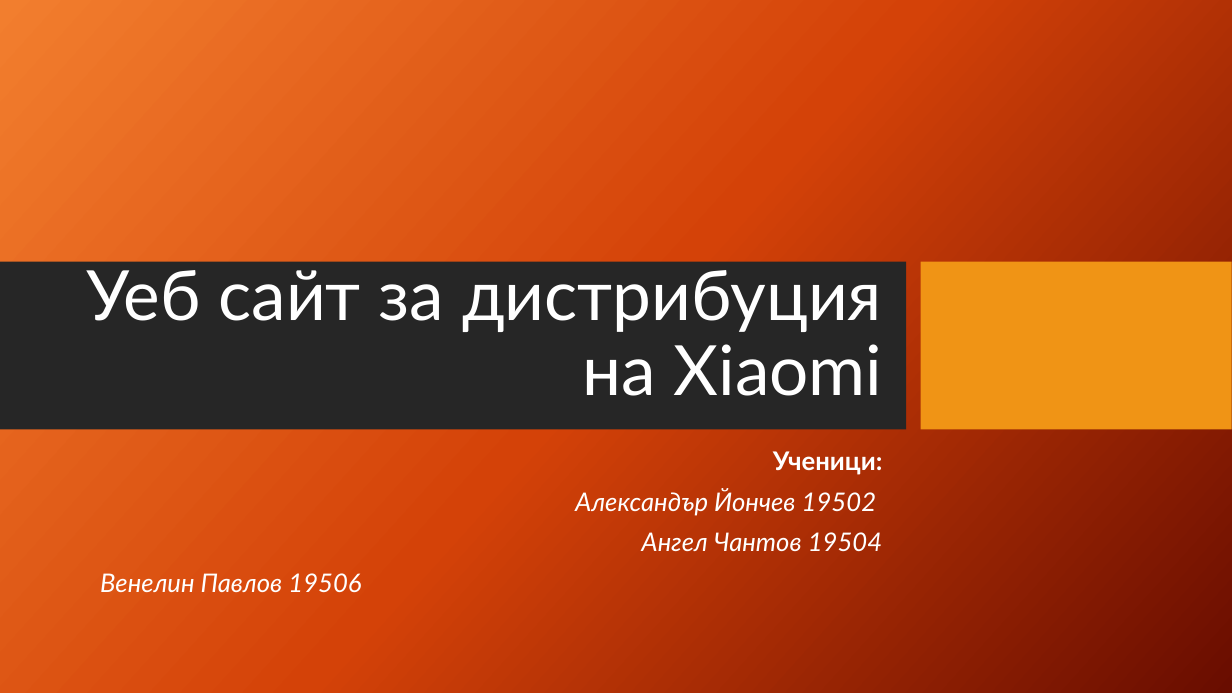
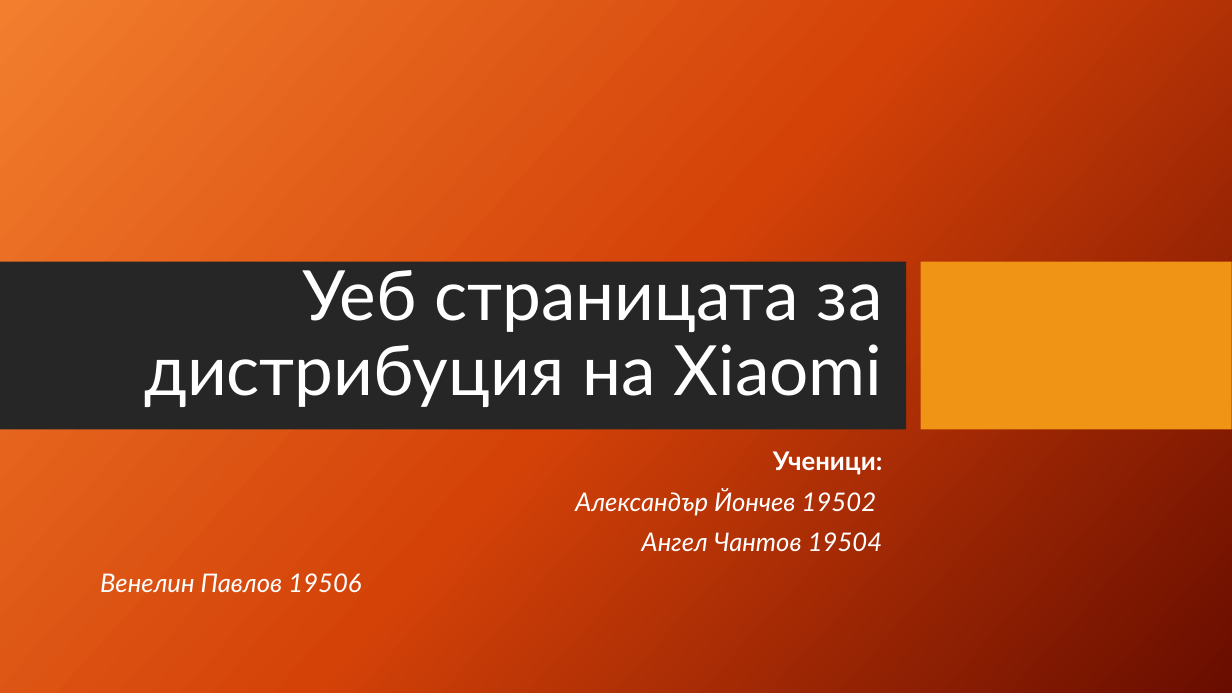
Before and after one commit to VPavlov16/xiaomi, a slide deck: slide 1 of Уеб сайт за дистрибуция на Xiaomi.pptx. Drawn at 1232x693 pixels with LibreOffice and Linux fonts; fonts in the diff are those of the drawing; background and template pictures are left out. Boxes give left, top, right and bottom in pixels: in the first picture for what was removed or moved away, otherwise in the second. Text is boxed around its words. In the diff, an @@ line names an element or a change of style, - is before the commit and + after.

```diff
--- a/Уеб сайт за дистрибуция на Xiaomi.pptx
+++ b/Уеб сайт за дистрибуция на Xiaomi.pptx
@@ title at box(144, 260, 883, 407): text changed @@
-Уеб сайт за дистрибуция на Xiaomi
+Уеб страницата за дистрибуция на Xiaomi
```
Also in this commit, not shown: 1 other slide changed.
